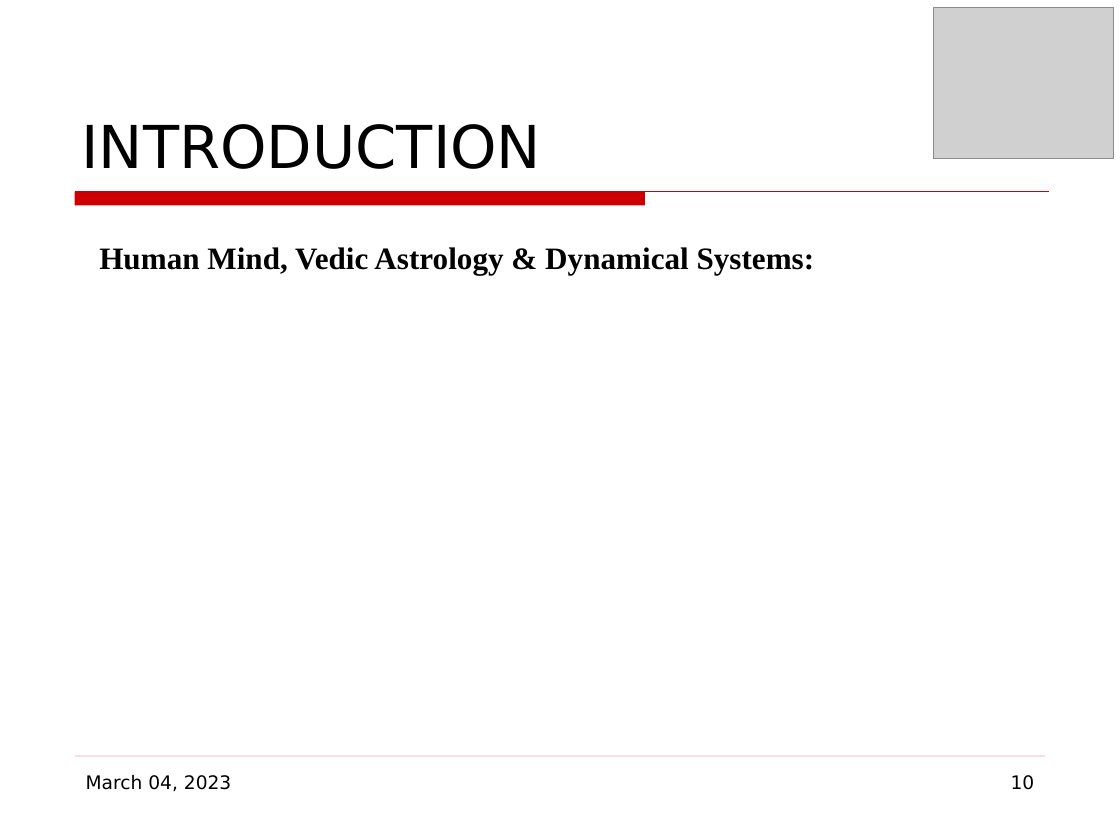
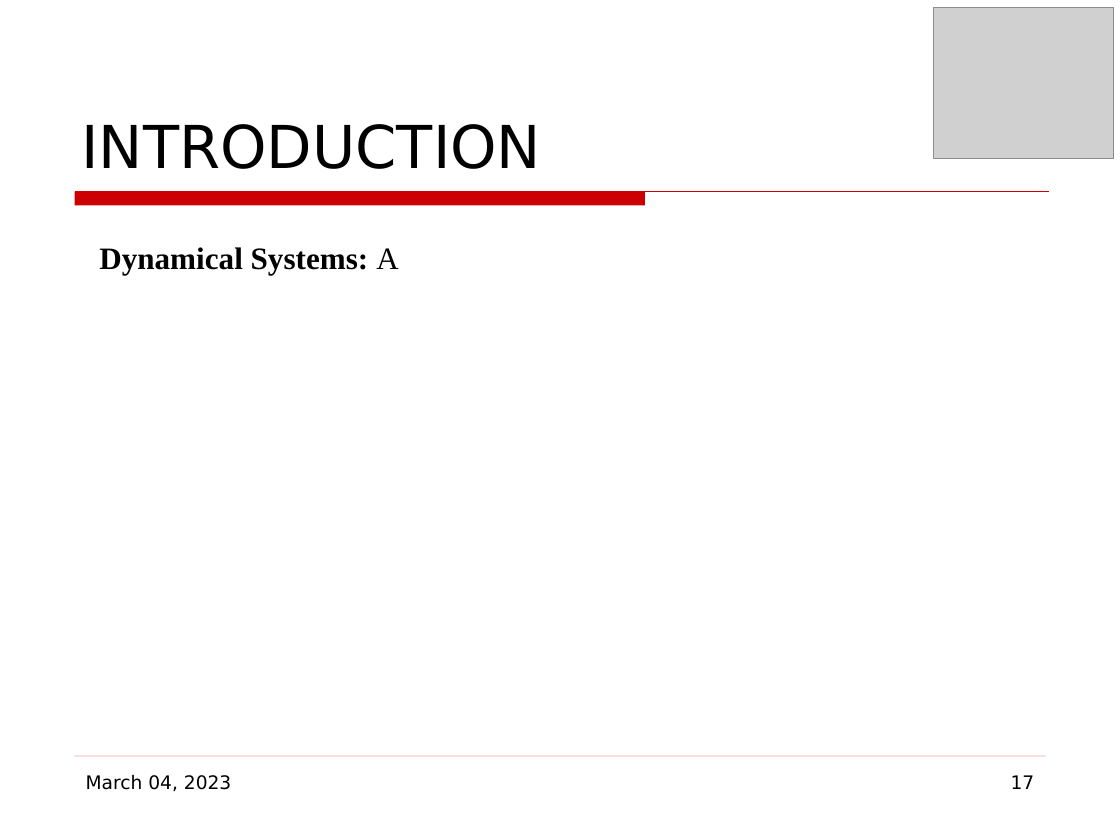
Before and after one commit to mohitlabs/Research, a slide deck: slide 17 of Emotionally Intelligent Machines(EIM's) & Sentiment Synthesis based on Ancient Vedic Astrology/Conference Paper.odp (slide 10 before the commit). Drawn at 1120x840 pixels with LibreOffice and Linux fonts; fonts in the diff are those of the drawing; grey boxes stand for pictures; background and template pictures are left out. Boxes give left, top, right and bottom in pixels: in the first picture for what was removed or moved away, otherwise in the second. Text is boxed around its words. In the diff, an @@ line names an element or a change of style, - is before the commit and + after.

```diff
--- a/Emotionally Intelligent Machines(EIM's) & Sentiment Synthesis based on Ancient Vedic Astrology/Conference Paper.odp
+++ b/Emotionally Intelligent Machines(EIM's) & Sentiment Synthesis based on Ancient Vedic Astrology/Conference Paper.odp
@@ text at (99, 247, 398, 275): text changed @@
-Human Mind, Vedic Astrology & Dynamical Systems:
+Dynamical Systems: A
@@ page number at (1011, 775, 1035, 789): text changed @@
-10
+17
```
Also in this commit, not shown: 2 other slides changed, 7 slides added, 2 other files.
